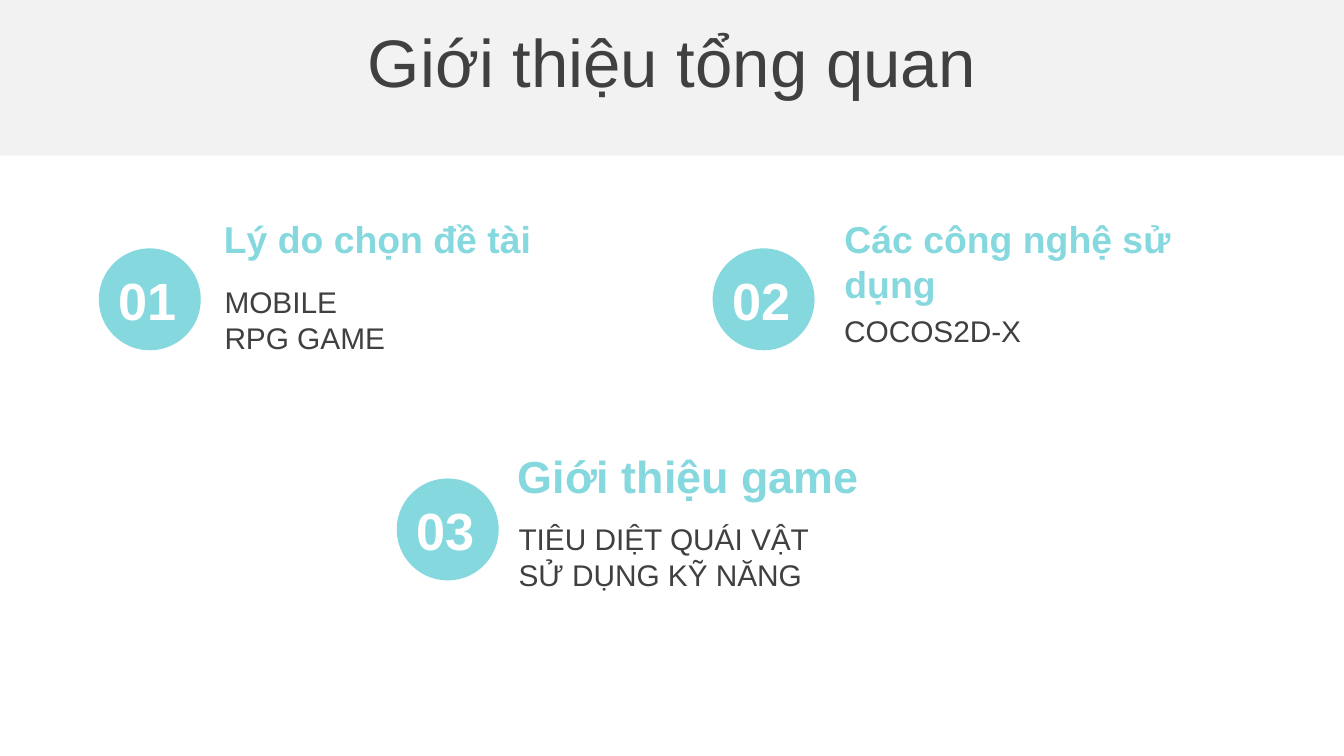
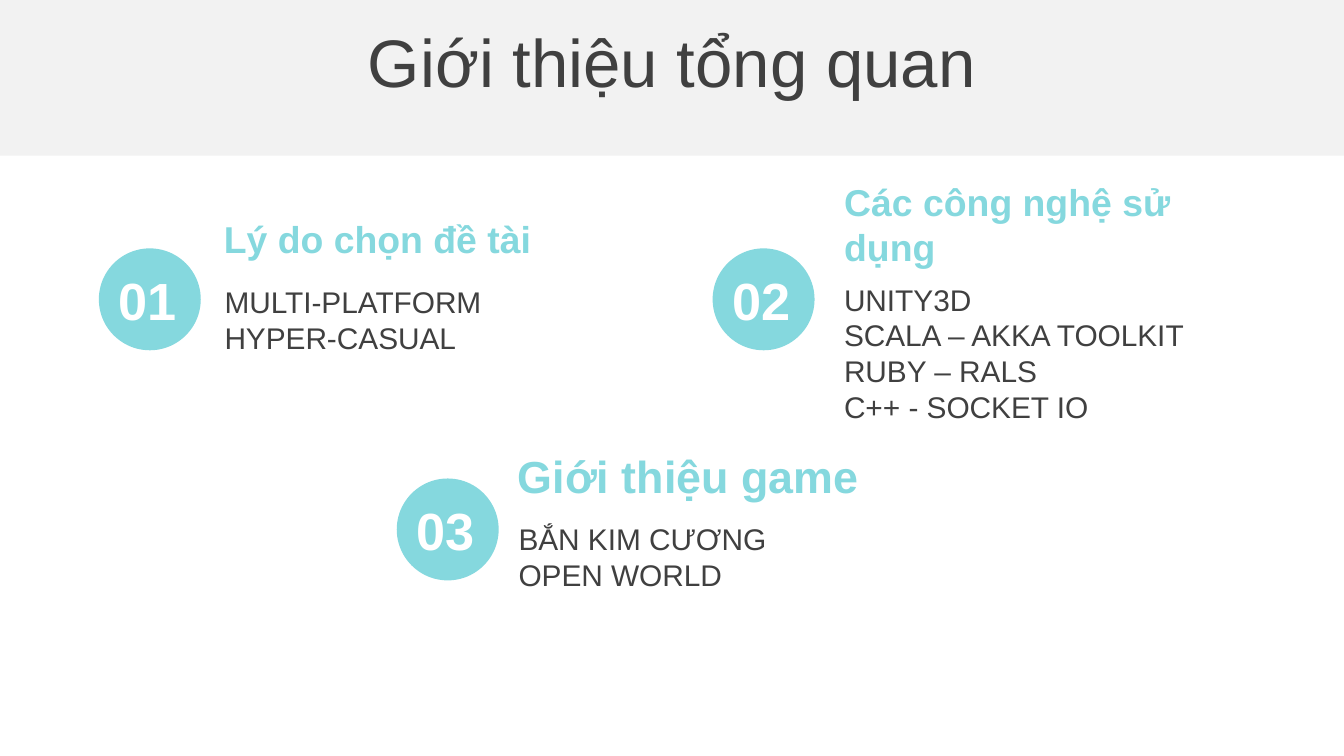
Before and after one commit to chicken-developer/legend-of-pirate, a slide deck: slide 3 of documents/Slide.pptx. Drawn at 1344x756 pixels with LibreOffice and Linux fonts; fonts in the diff are those of the drawing; background and template pictures are left out. Boxes give left, top, right and bottom in pixels: in the first picture for what was removed or moved away, otherwise in the second. Text is boxed around its words. In the diff, an @@ line names an element or a change of style, - is before the commit and + after.

```diff
--- a/documents/Slide.pptx
+++ b/documents/Slide.pptx
@@ text "Các công nghệ sử dụng": place and size @@
-text "Các công nghệ sử dụng" at (844,225,1170,305)
+text "Các công nghệ sử dụng" at (844,188,1170,269)
@@ text at (225,292,482,350): text changed @@
-MOBILE
-RPG GAME
+MULTI-PLATFORM
+HYPER-CASUAL
@@ text at (844,290,1184,419): text changed @@
-COCOS2D-X
+UNITY3D
+SCALA – AKKA TOOLKIT
+RUBY – RALS
+C++ - SOCKET IO
@@ text at (519,527,766,587): text changed @@
-TIÊU DIỆT QUÁI VẬT
-SỬ DỤNG KỸ NĂNG
+BẮN KIM CƯƠNG
+OPEN WORLD
```
Also in this commit, not shown: 4 other slides changed, 1 other file.
